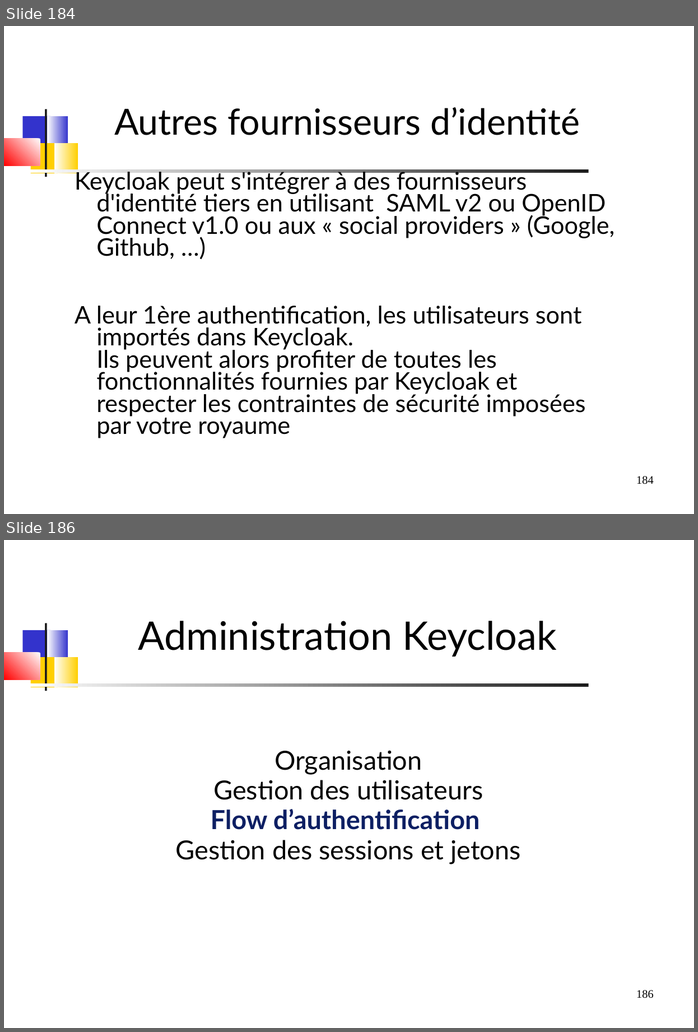
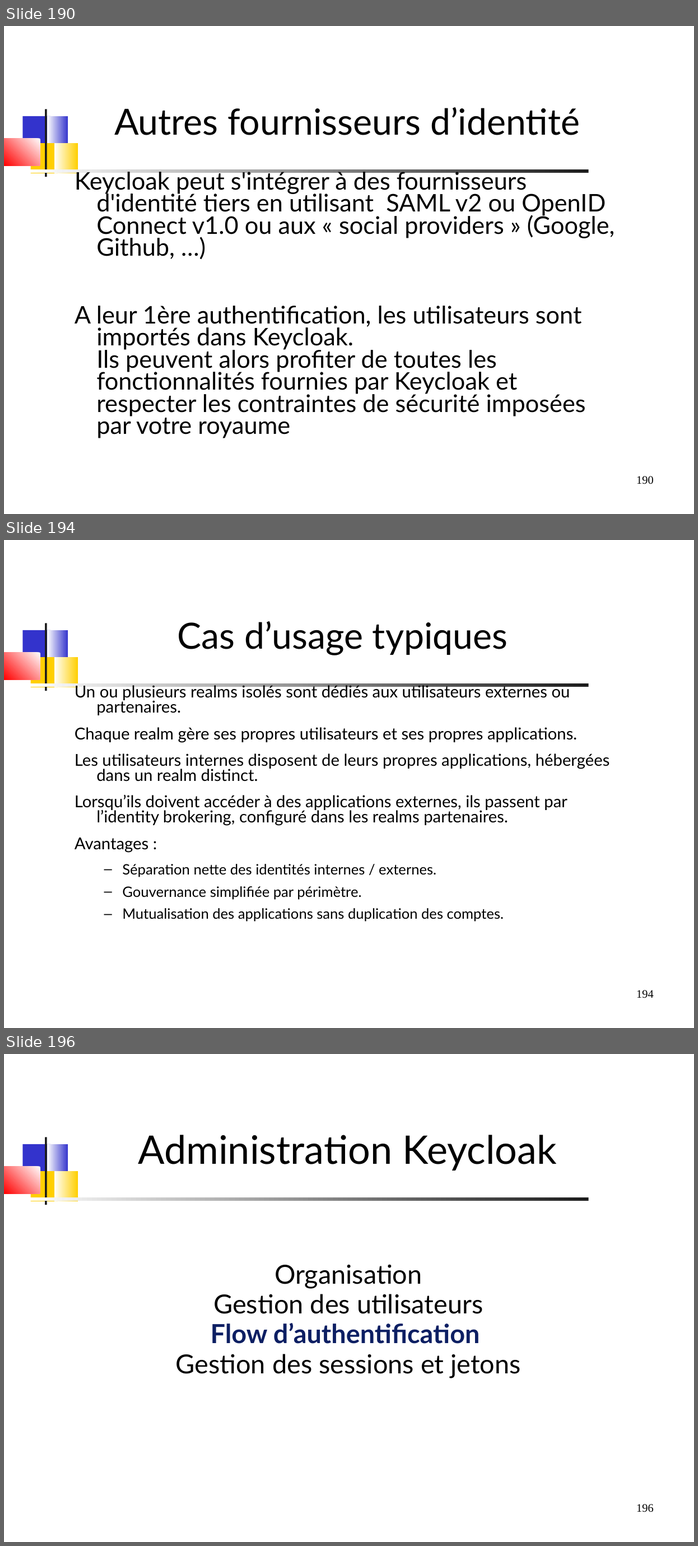
Before and after one commit to dthibau/keycloak, a slide deck: Keycloak.odp. Shown one above the other, each under a label of ours: slides 184 and 186 before the commit, slides 190, 194 and 196 after it; the slides between them are not shown. The pictures are 698x1032 and 698x1546 pixels, drawn with LibreOffice and Linux fonts; fonts in the diff are those of the drawing. Boxes give left, top, right and bottom in pixels: in the first picture for what was removed or moved away, otherwise in the second. Text is boxed around its words. In the diff, an @@ line names an element or a change of style, - is before the commit and + after.

```diff
--- a/Keycloak.odp
+++ b/Keycloak.odp
@@ slide 194 added at (4,540,694,1028), background #FFFFFF; not listed: 8 template elements that a slide beside it also shows @@
@@ title added at (178,621,507,655), 44 pt, text #000000 @@
+Cas d’usage typiques
@@ text added at (75,683,610,921), 20 pt, text #000000 @@
+Un ou plusieurs realms isolés sont dédiés aux utilisateurs externes ou partenaires.
+Chaque realm gère ses propres utilisateurs et ses propres applications.
+Les utilisateurs internes disposent de leurs propres applications, hébergées dans un realm distinct.
+Lorsqu’ils doivent accéder à des applications externes, ils passent par l’identity brokering, configuré dans les realms partenaires.
+Avantages :
+  – Séparation nette des identités internes / externes.
+  – Gouvernance simplifiée par périmètre.
+  – Mutualisation des applications sans duplication des comptes.
@@ what was slide 184 is now slide 190 @@
@@ page number at (636,476,654,484): text changed @@
-184
+190
@@ what was slide 186 is now slide 196 @@
@@ page number at (636,1504,654,1512): text changed @@
-186
+196
```
Also in this commit, not shown: 5 slides changed, 9 other slides added, 16 other files.
